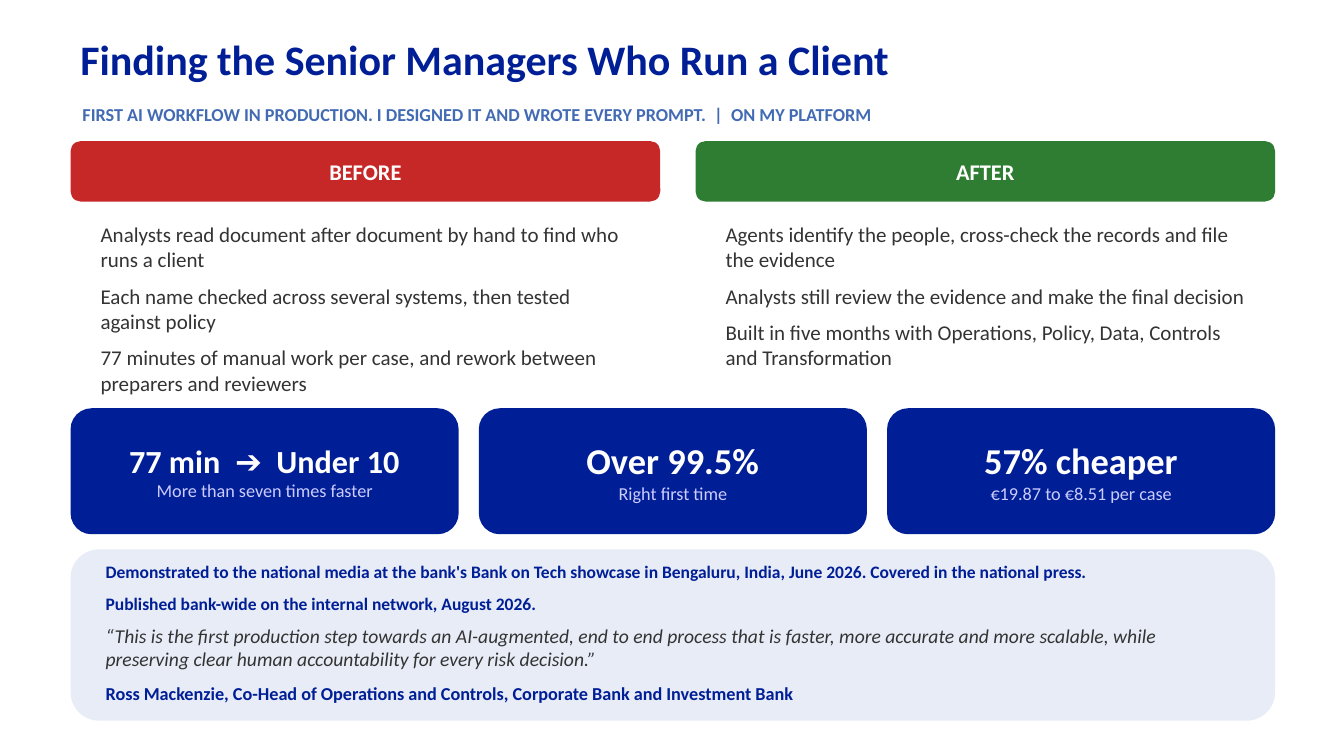
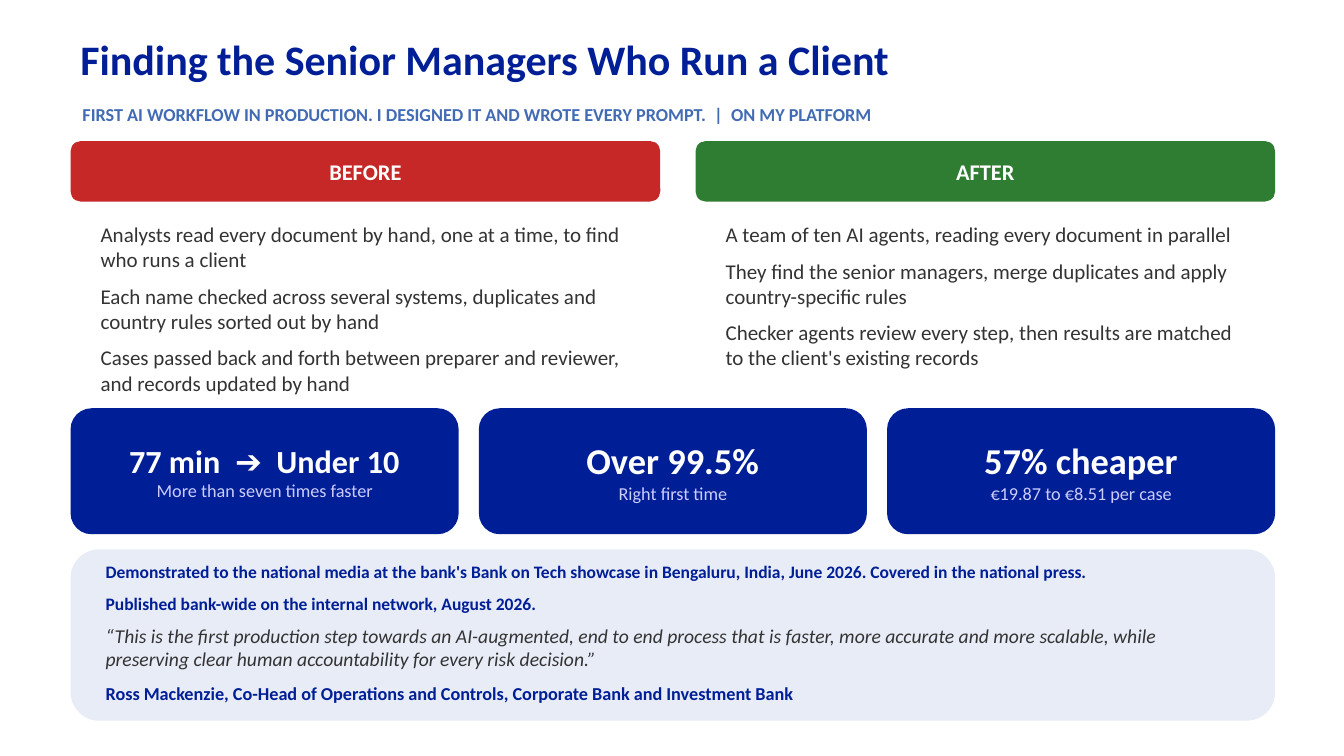
Before and after one commit to Eainde/promo, a slide deck: slide 4 of second_round/promotion_presentation_second_round.pptx. Drawn at 1344x756 pixels with LibreOffice and Linux fonts; fonts in the diff are those of the drawing. Boxes give left, top, right and bottom in pixels: in the first picture for what was removed or moved away, otherwise in the second. Text is boxed around its words. In the diff, an @@ line names an element or a change of style, - is before the commit and + after.

```diff
--- a/second_round/promotion_presentation_second_round.pptx
+++ b/second_round/promotion_presentation_second_round.pptx
@@ text at <box>101,227,619,395</box>: text changed @@
-Analysts read document after document by hand to find who runs a client
-Each name checked across several systems, then tested against policy
-77 minutes of manual work per case, and rework between preparers and reviewers
+Analysts read every document by hand, one at a time, to find who runs a client
+Each name checked across several systems, duplicates and country rules sorted out by hand
+Cases passed back and forth between preparer and reviewer, and records updated by hand
@@ text at <box>726,227,1232,369</box>: text changed @@
-Agents identify the people, cross-check the records and file the evidence
-Analysts still review the evidence and make the final decision
-Built in five months with Operations, Policy, Data, Controls and Transformation
+A team of ten AI agents, reading every document in parallel
+They find the senior managers, merge duplicates and apply country-specific rules
+Checker agents review every step, then results are matched to the client's existing records
```
Also in this commit, not shown: 3 other slides changed, 13 other files.
